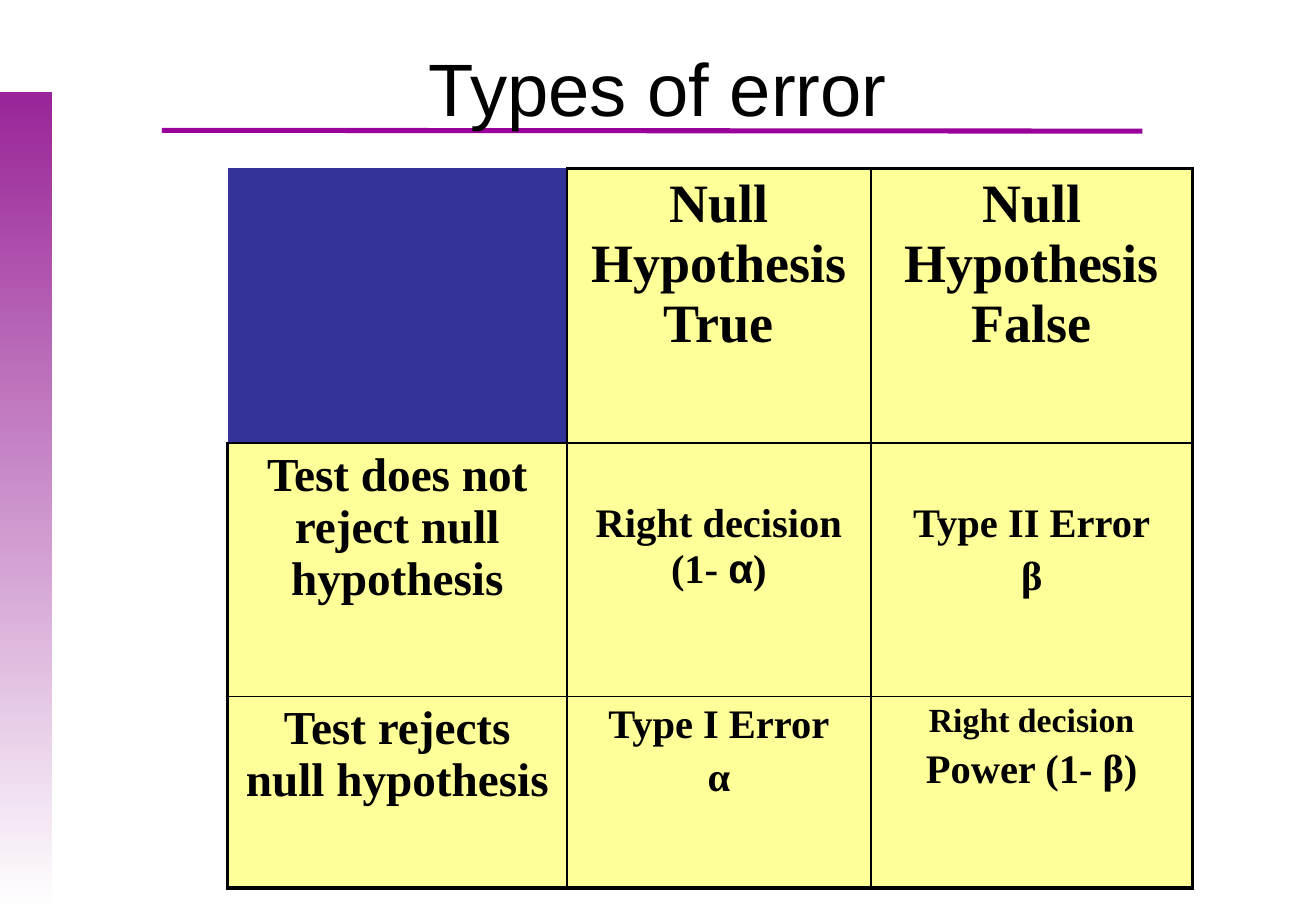
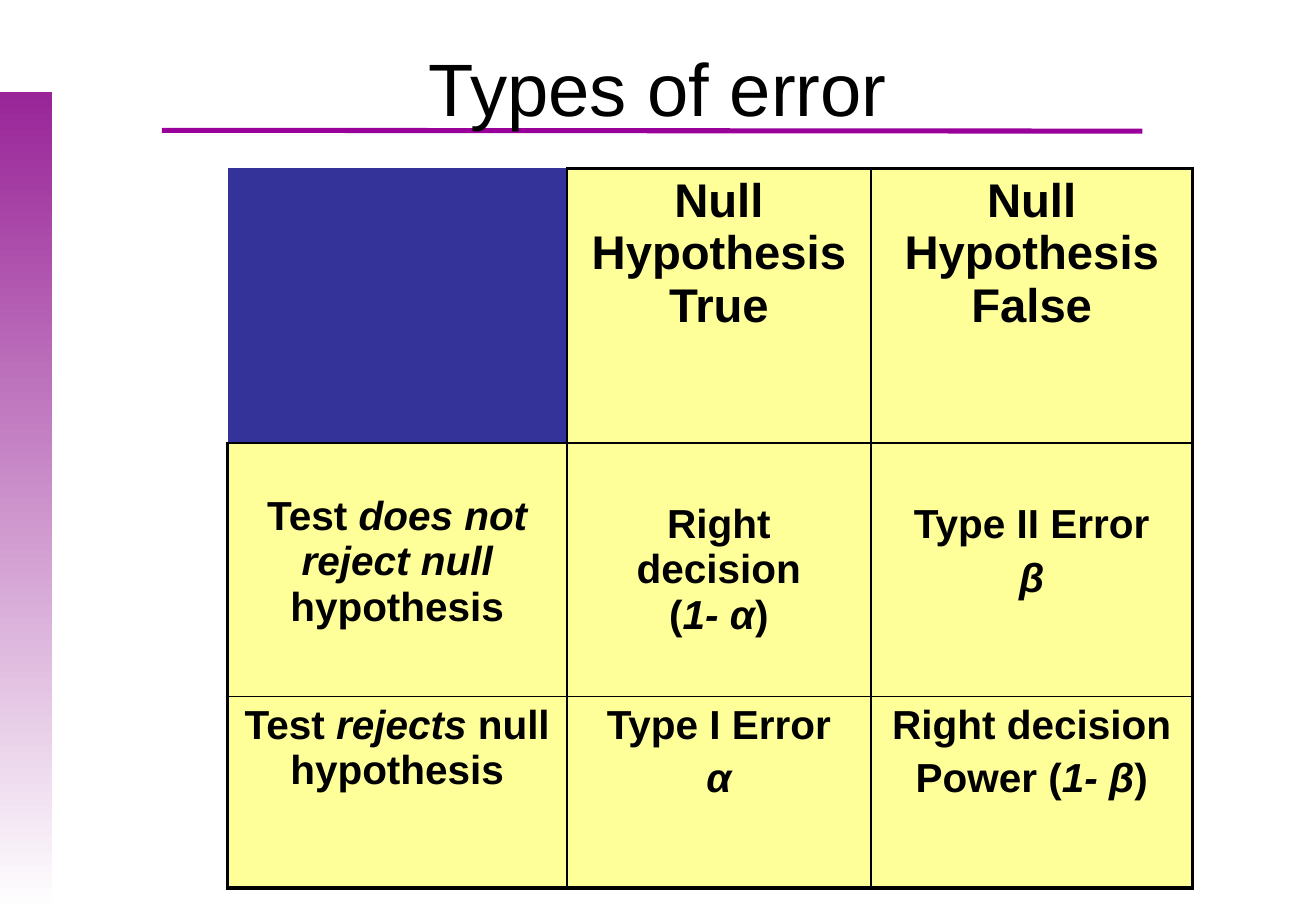
Before and after one commit to uebvhir/Course2020_Statistical-Analysis-with-R, a slide deck: slide 31 of Slides/StatisticsWithR-6-Principles_of_Hypothesis_Testing.pptx. Drawn at 1316x911 pixels with LibreOffice and Linux fonts; fonts in the diff are those of the drawing; background and template pictures are left out. Boxes give left, top, right and bottom in pixels: in the first picture for what was removed or moved away, otherwise in the second. Text is boxed around its words. In the diff, an @@ line names an element or a change of style, - is before the commit and + after.

```diff
--- a/Slides/StatisticsWithR-6-Principles_of_Hypothesis_Testing.pptx
+++ b/Slides/StatisticsWithR-6-Principles_of_Hypothesis_Testing.pptx
@@ table at <box>227,169,1192,910</box> @@
@@ size 32 to 28 pt in "Null Hypothesis True", "Null Hypothesis False" @@
@@ font Times New Roman to Arial @@
@@ size 28 to 24 pt in "Test does not reject null hypothesis", "Test rejects null hypothesis" @@
@@ italic on in "does not reject null", "(1- α)", "β", "rejects" and 2 more places @@
@@ size 20 to 24 pt in "Right decision" @@
```
Also in this commit, not shown: 9 other slides changed, 1 other file.
